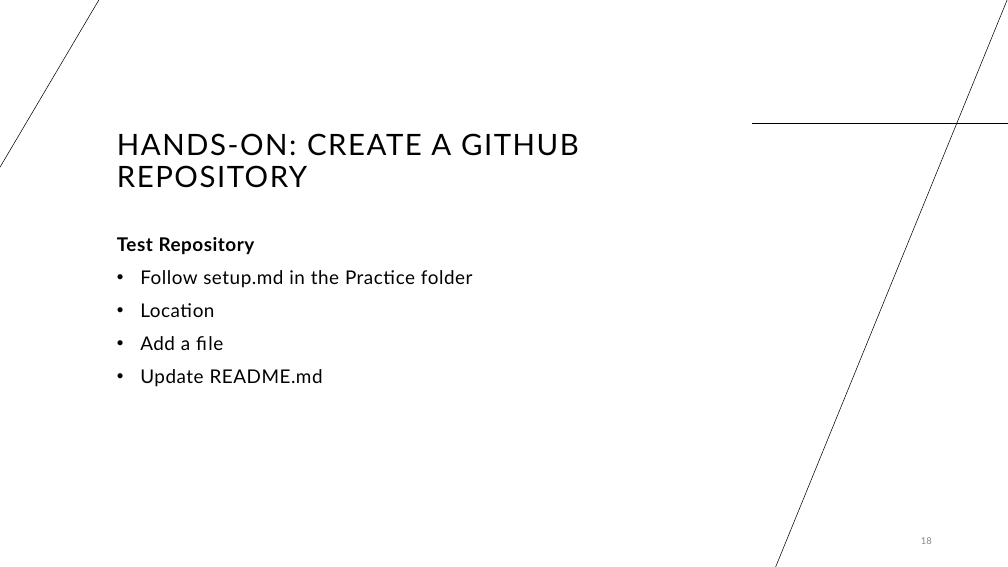
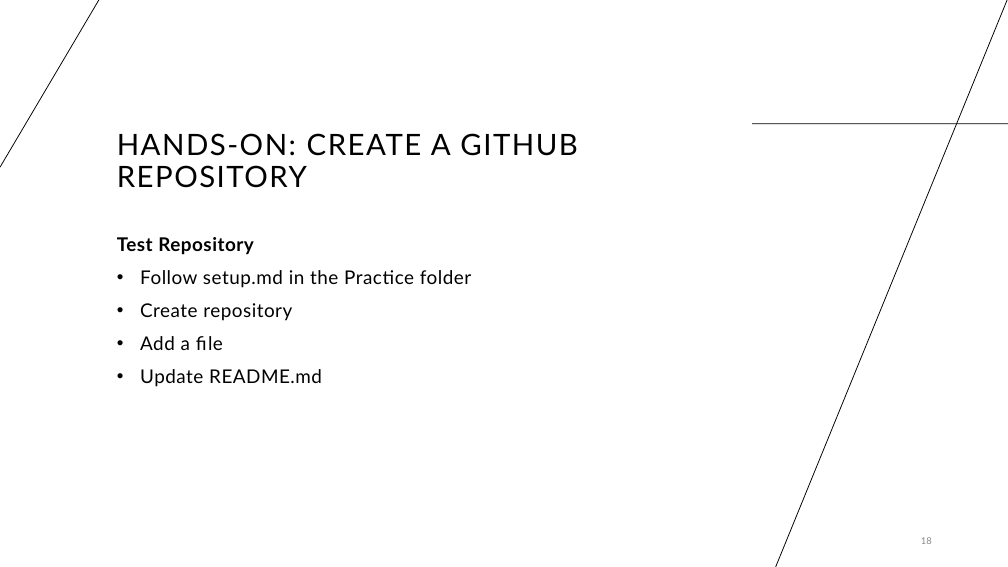
Before and after one commit to cassandra-hui/GitHub-Workshop, a slide deck: slide 18 of Day_1.pptx. Drawn at 1008x567 pixels with LibreOffice and Linux fonts; fonts in the diff are those of the drawing. Boxes give left, top, right and bottom in pixels: in the first picture for what was removed or moved away, otherwise in the second. Text is boxed around its words. In the diff, an @@ line names an element or a change of style, - is before the commit and + after.

```diff
--- a/Day_1.pptx
+++ b/Day_1.pptx
@@ line (0, 167) - (100, 0): stroke #000000 0.5 pt to #000000 0.75 pt @@
@@ line (1008, 0) - (776, 567): stroke #000000 0.5 pt to #000000 0.75 pt @@
@@ line (752, 124) - (1008, 124): stroke #000000 0.5 pt to #000000 0.75 pt @@
@@ text at box(140, 303, 292, 321): text changed @@
-  • Location
+  • Create repository
```
Also in this commit, not shown: 20 other slides changed, 1 other file.
